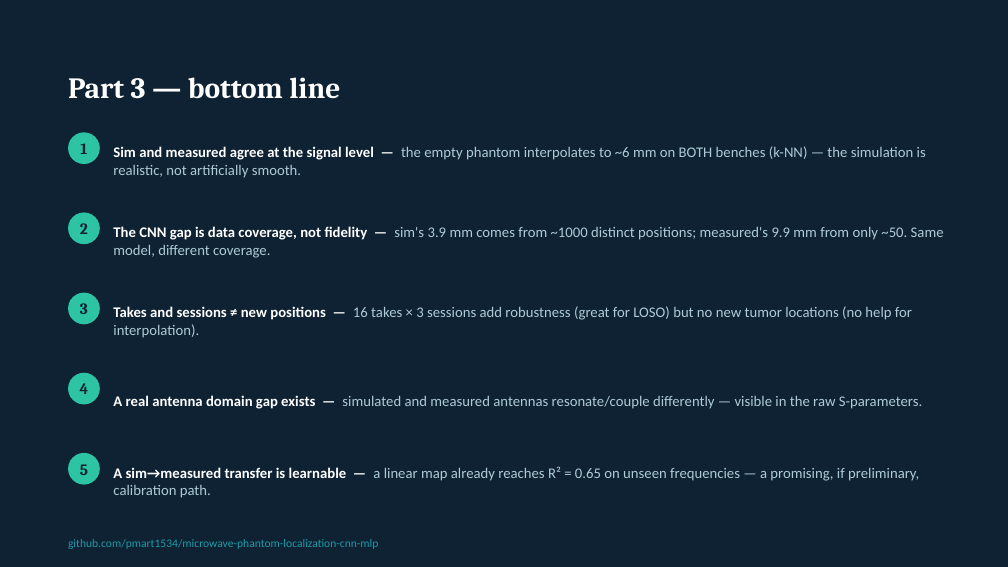
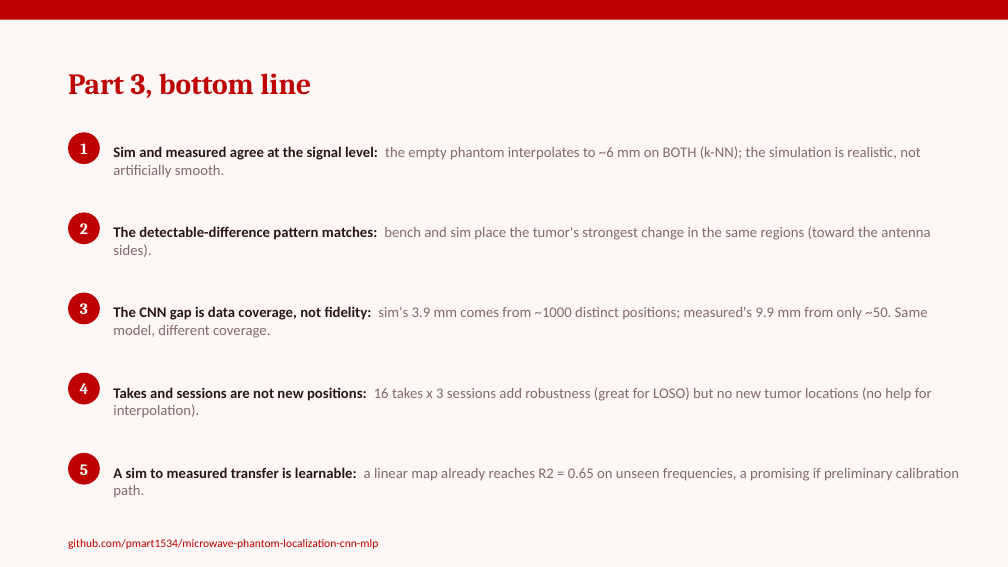
Before and after one commit to pmart1534/microwave-phantom-localization-cnn-mlp, a slide deck: slide 8 of regression_deck/Deck3_Sim_vs_Measured.pptx (slide 7 before the commit). Drawn at 1008x567 pixels with LibreOffice and Linux fonts; fonts in the diff are those of the drawing. Boxes give left, top, right and bottom in pixels: in the first picture for what was removed or moved away, otherwise in the second. Text is boxed around its words. In the diff, an @@ line names an element or a change of style, - is before the commit and + after.

```diff
--- a/regression_deck/Deck3_Sim_vs_Measured.pptx
+++ b/regression_deck/Deck3_Sim_vs_Measured.pptx
@@ background #0E2233 to #FDF8F6 @@
@@ rectangle added at [0,0,1008,20], fill #BE0000 @@
@@ text at [68,73,311,98]: text changed; text colour #FFFFFF to #BE0000 @@
-Part 3 — bottom line
+Part 3, bottom line
@@ text at [113,146,920,177]: text changed; text colour #AECBD6 to #836A68 @@
-Sim and measured agree at the signal level — the empty phantom interpolates to ~6 mm on BOTH benches (k-NN) — the simulation is realistic, not artificially smooth.
+Sim and measured agree at the signal level: the empty phantom interpolates to ~6 mm on BOTH (k-NN); the simulation is realistic, not artificially smooth.
@@ text added at [113,226,930,257], 14 pt, text #836A68 @@
+The detectable-difference pattern matches: bench and sim place the tumor's strongest change in the same regions (toward the antenna sides).
@@ text at [113,306,928,338]: text changed; text colour #AECBD6 to #836A68 @@
-The CNN gap is data coverage, not fidelity — sim's 3.9 mm comes from ~1000 distinct positions; measured's 9.9 mm from only ~50. Same model, different coverage.
+The CNN gap is data coverage, not fidelity: sim's 3.9 mm comes from ~1000 distinct positions; measured's 9.9 mm from only ~50. Same model, different coverage.
@@ text at [113,387,932,418]: text changed; text colour #AECBD6 to #836A68 @@
-Takes and sessions ≠ new positions — 16 takes × 3 sessions add robustness (great for LOSO) but no new tumor locations (no help for interpolation).
+Takes and sessions are not new positions: 16 takes x 3 sessions add robustness (great for LOSO) but no new tumor locations (no help for interpolation).
@@ text removed at [113,395,922,409] @@
-A real antenna domain gap exists — simulated and measured antennas resonate/couple differently — visible in the raw S-parameters.
@@ text colour #0E2233 to #FFFFFF in 5 elements at [80,143,87,154], [80,223,88,234], [80,303,88,314], [80,383,89,394], [80,464,88,475] @@
@@ fill #2CC4A3 to #BE0000 in 5 elements at [68,132,100,164], [68,212,100,244], [68,293,100,324], [68,373,100,405], [68,453,100,485] @@
@@ text at [113,467,959,497]: text changed; text colour #AECBD6 to #836A68 @@
-A sim→measured transfer is learnable — a linear map already reaches R² = 0.65 on unseen frequencies — a promising, if preliminary, calibration path.
+A sim to measured transfer is learnable: a linear map already reaches R2 = 0.65 on unseen frequencies, a promising if preliminary calibration path.
@@ text "github.com/pmart1534/microwave-phantom-localization-cnn-mlp" at [68,539,378,549]: text colour #1C9AA8 to #BE0000 @@
```
Also in this commit, not shown: 4 other slides changed, 3 slides added, 2 slides removed, 17 other files.
